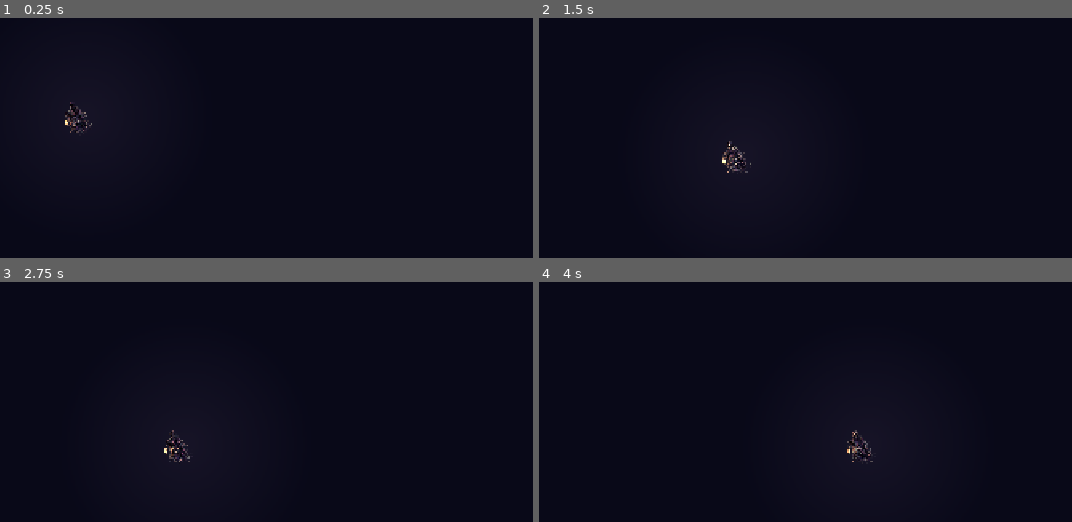
Above: before the commit, frames 1-4 (two rows, left to right).
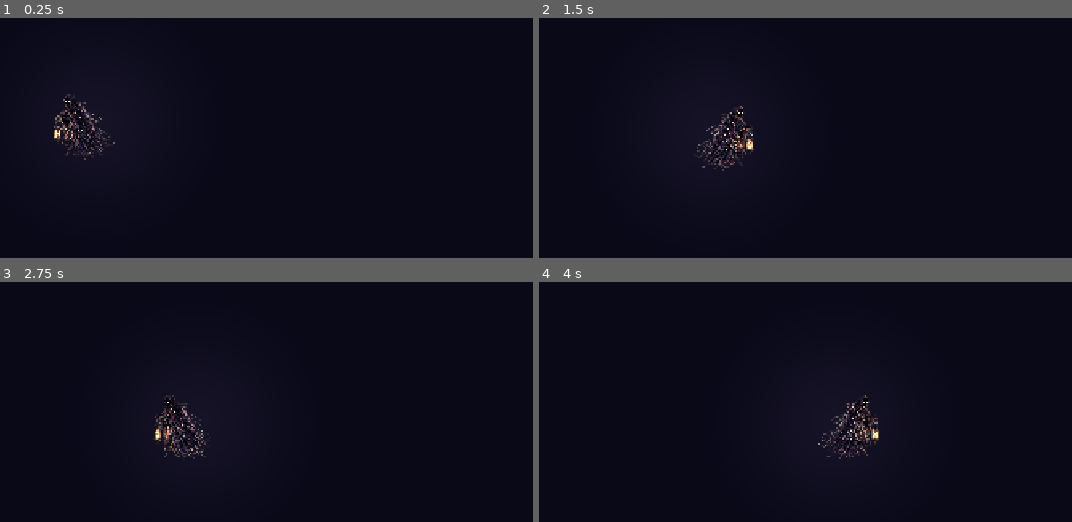
Above: after the commit, the same moments.

Repository: Nex2406/curiositys-doors
Game: Godot game, scene res://scenes/Main.tscn
The game is run twice, just before and just after one commit, with the same random seed, the same clock (stepped at 60 frames per second) and the same inputs.
Inputs:
- Up to frame 1 (0.25 s): no input
- Up to frame 2 (1.5 s): hold Right (move_right) from 0.53 s (still down); tap Space (jump) at 0.77 s
- Up to frame 3 (2.75 s): tap Space (jump) at 1.52 s; release Right (move_right) at 2.03 s; hold Left (move_left) from 2.03 s (still down)
- Up to frame 4 (4 s): release Left (move_left) at 2.78 s; hold Right (move_right) from 2.78 s (still down); tap Space (jump) at 3.02, 3.77 s

The runs differ from the first frame. In frame 1, 0.9% of the frame differs, in the area x 10-22%, y 31-60%; in frame 2, 1.0%, in the area x 29-41%, y 36-65%; in frame 3, 1.0%; in frame 4, 0.9%.

Commit message:
fix(hero): scale up Curiosity and flip sprite based on movement direction
Bump Sprite2D scale 0.08 -> 0.16 so Curiosity reads at ~165px tall in-game
(up from ~80px). Resize CollisionShape2D 22x88 -> 44x176 to match, still
tight to the body and not the trailing cloak. Lantern PointLight2D anchor
moves 18,8 -> 36,16 for the new scale.

Source art faces left, so flip Sprite2D.flip_h based on velocity.x:
right -> flip_h=true (faces right), left -> flip_h=false. Idle keeps the
last facing direction. Mirror PointLight2D.x on flip so the lantern stays
on the painted lantern instead of floating to the wrong side.

Closes #8

Co-Authored-By: Claude Opus 4.7 <noreply@anthropic.com>

Diff:
--- a/scenes/Curiosity.tscn
+++ b/scenes/Curiosity.tscn
@@ -4,7 +4,7 @@
 [ext_resource type="Texture2D" path="res://assets/characters/hero/curiosity.png" id="2_curiosity_art"]
 
 [sub_resource type="RectangleShape2D" id="RectangleShape2D_body"]
-size = Vector2(22, 88)
+size = Vector2(44, 176)
 
 [sub_resource type="Gradient" id="Gradient_lantern"]
 offsets = PackedFloat32Array(0, 1)
@@ -23,13 +23,13 @@
 
 [node name="Visual" type="Sprite2D" parent="."]
 texture = ExtResource("2_curiosity_art")
-scale = Vector2(0.08, 0.08)
+scale = Vector2(0.16, 0.16)
 
 [node name="CollisionShape2D" type="CollisionShape2D" parent="."]
 shape = SubResource("RectangleShape2D_body")
 
 [node name="Lantern" type="PointLight2D" parent="."]
-position = Vector2(18, 8)
+position = Vector2(36, 16)
 color = Color(1, 0.78, 0.42, 1)
 energy = 1.1
 texture = SubResource("GradientTexture2D_lantern")
--- a/scripts/Curiosity.gd
+++ b/scripts/Curiosity.gd
@@ -3,6 +3,18 @@
 @export var speed: float = 200.0
 @export var gravity: float = 980.0
 @export var jump_velocity: float = -400.0
+
+@onready var visual: Sprite2D = $Visual
+@onready var lantern: PointLight2D = $Lantern
+
+# Lantern offset is mirrored on flip — the painted lantern in the source
+# image sits to the viewer's right, so when the sprite flips to face right
+# the light has to move with it. Cached on ready from the scene's own value.
+var _lantern_offset_x: float
+
+
+func _ready() -> void:
+	_lantern_offset_x = abs(lantern.position.x)
 
 
 func _physics_process(delta: float) -> void:
@@ -18,6 +30,13 @@
 	else:
 		velocity.x = move_toward(velocity.x, 0.0, speed)
 
+	if velocity.x > 0.1:
+		visual.flip_h = true
+		lantern.position.x = -_lantern_offset_x
+	elif velocity.x < -0.1:
+		visual.flip_h = false
+		lantern.position.x = _lantern_offset_x
+
 	# TODO: cloak sway animation
 	# TODO: lantern flicker
 	# TODO: blinking eye shader on cloak
